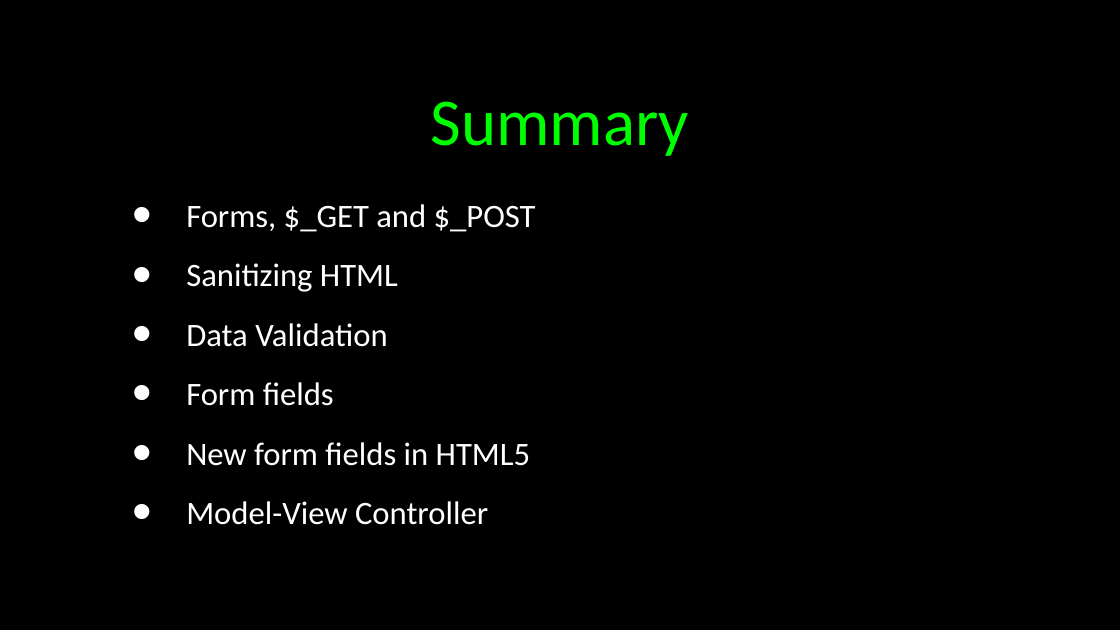
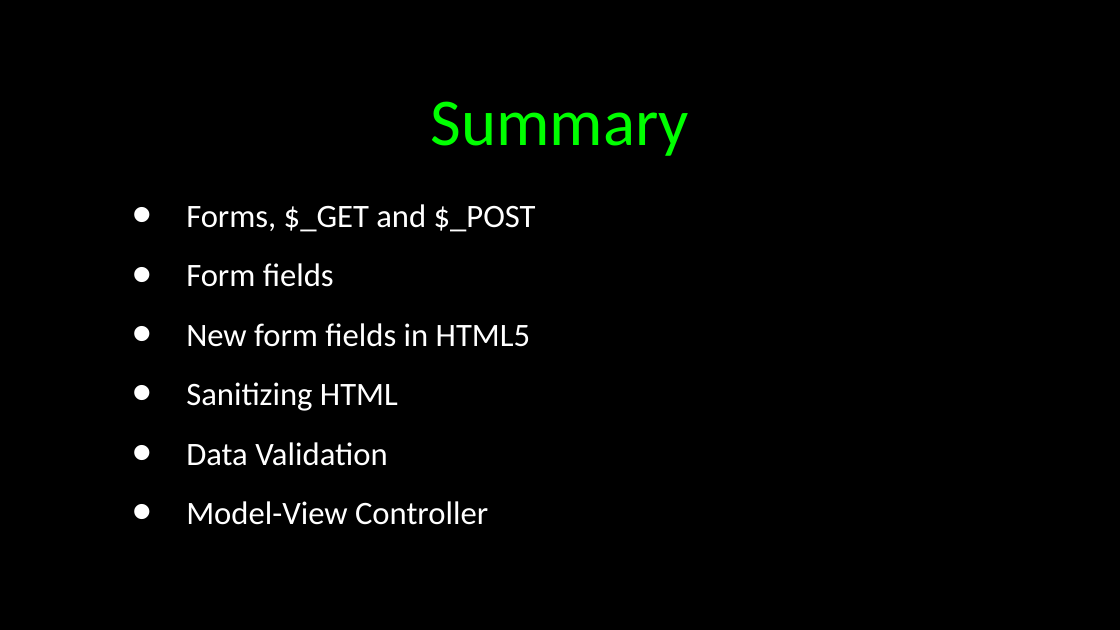
Before and after one commit to csev/wa4e, a slide deck: slide 46 of lectures/PHP-04-Forms.ppt (slide 45 before the commit). Drawn at 1120x630 pixels with LibreOffice and Linux fonts; fonts in the diff are those of the drawing. Boxes give left, top, right and bottom in pixels: in the first picture for what was removed or moved away, otherwise in the second. Text is boxed around its words. In the diff, an @@ line names an element or a change of style, - is before the commit and + after.

```diff
--- a/lectures/PHP-04-Forms.ppt
+++ b/lectures/PHP-04-Forms.ppt
@@ text at [186, 263, 530, 347]: paragraphs added @@
+• Form fields
+• New form fields in HTML5
@@ text at [186, 382, 530, 466]: paragraphs removed @@
-• Form fields
-• New form fields in HTML5
```
Also in this commit, not shown: 3 other slides changed, 1 slide added, 1 other file.
